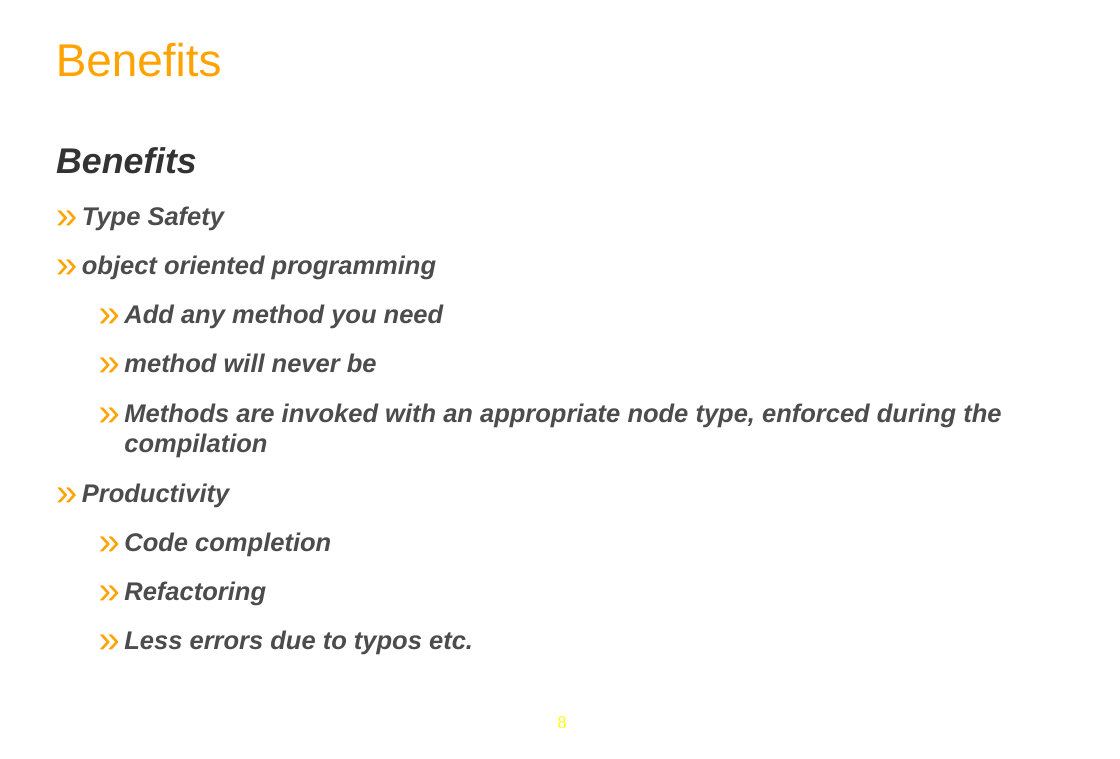
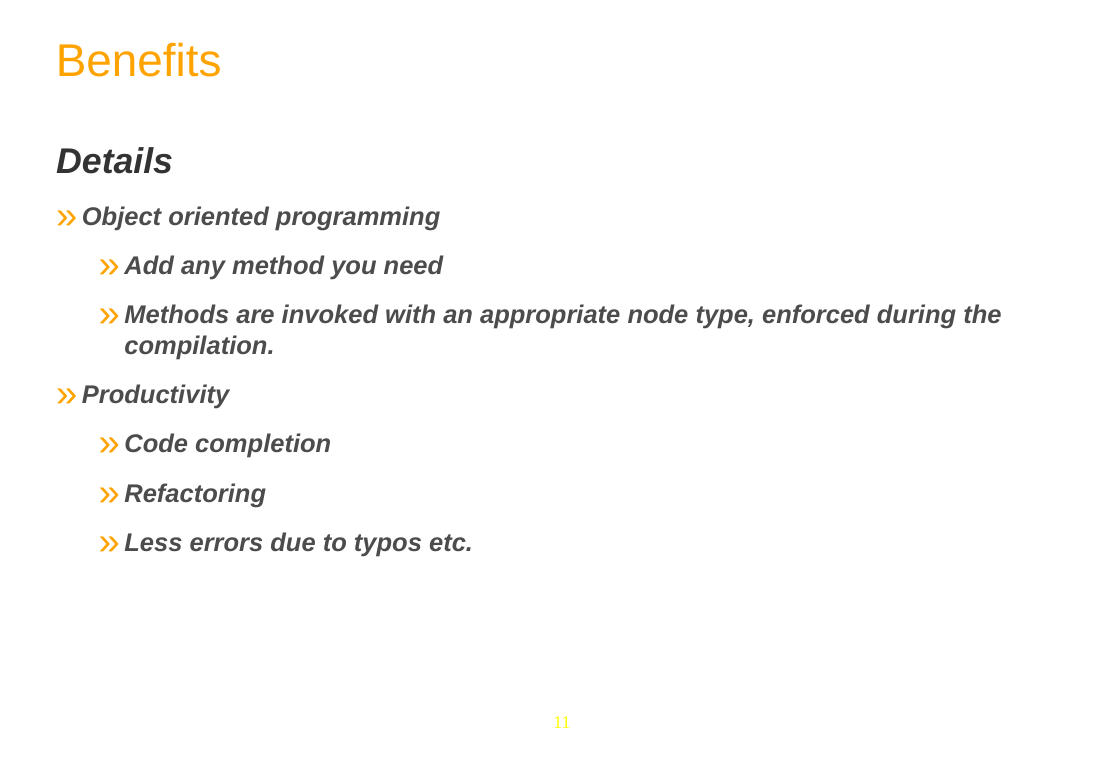
Before and after one commit to anhvurz90/training, a slide deck: slide 11 of slides/exo-developer/en/370-Chromattic-XDev-en.pptx (slide 8 before the commit). Drawn at 1120x759 pixels with LibreOffice and Linux fonts; fonts in the diff are those of the drawing; background and template pictures are left out. Boxes give left, top, right and bottom in pixels: in the first picture for what was removed or moved away, otherwise in the second. Text is boxed around its words. In the diff, an @@ line names an element or a change of style, - is before the commit and + after.

```diff
--- a/slides/exo-developer/en/370-Chromattic-XDev-en.pptx
+++ b/slides/exo-developer/en/370-Chromattic-XDev-en.pptx
@@ text at (x1=56, y1=147, x2=440, y2=231): text changed @@
-Benefits
-» Type Safety
-» object oriented programming
+Details
+» Object oriented programming
@@ text at (x1=124, y1=304, x2=1001, y2=360): text changed @@
-  » method will never be
-  » Methods are invoked with an appropriate node type, enforced during the compilation
+  » Methods are invoked with an appropriate node type, enforced during the compilation.
@@ page number at (x1=553, y1=716, x2=570, y2=728): text changed @@
-8
+11
```
Also in this commit, not shown: 9 other slides changed, 15 slides added, 3 slides removed, 1 other file.
